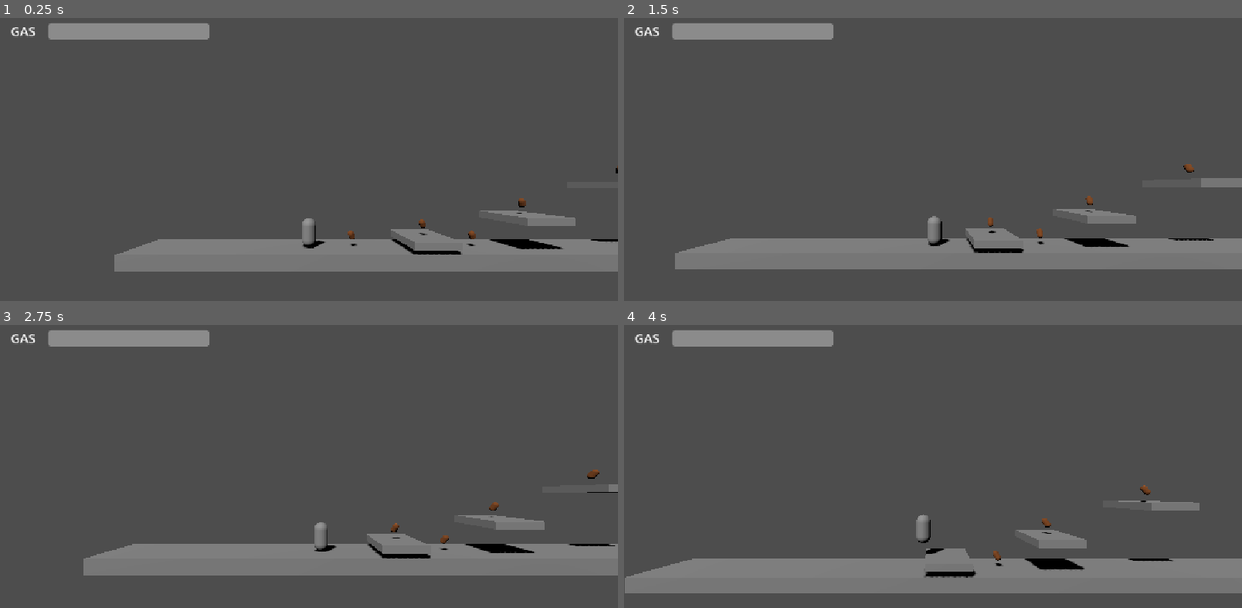
Above: before the commit, frames 1-4 (two rows, left to right).
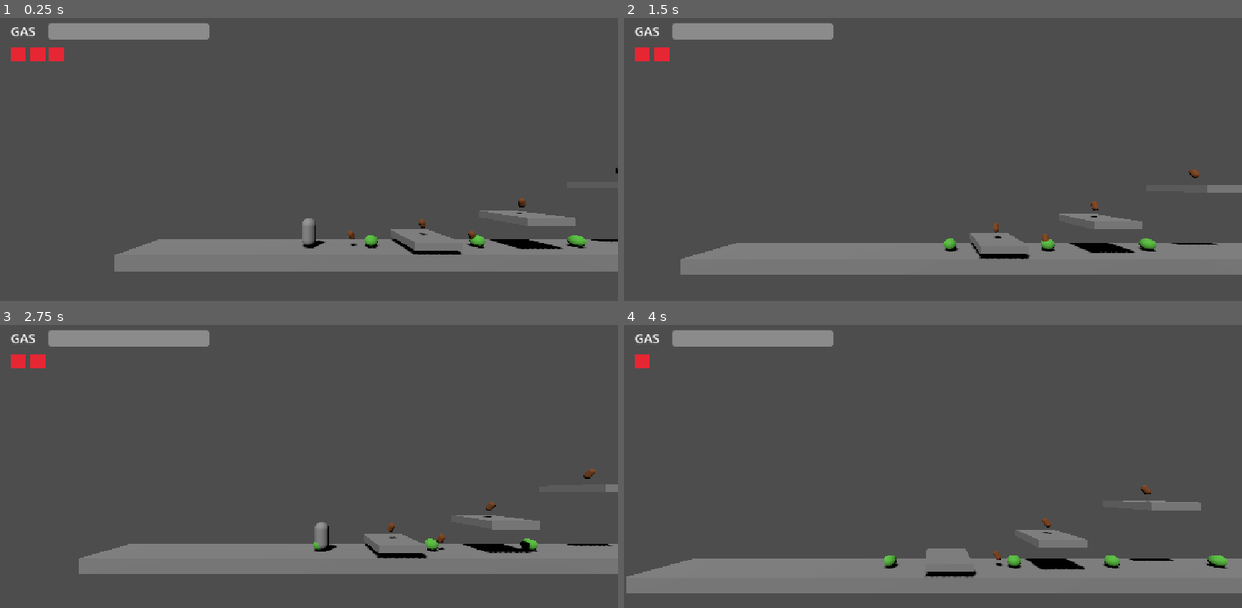
Above: after the commit, the same moments.

Repository: Arkay187/FartMan
Game: Godot game, scene res://scenes/test_level.tscn
The game is run twice, just before and just after one commit, with the same random seed, the same clock (stepped at 60 frames per second) and the same inputs.
Inputs:
- Up to frame 1 (0.25 s): no input
- Up to frame 2 (1.5 s): tap Enter (ui_accept) at 0.5, 0.77 s; hold Right (ui_right) 0.53-1.28 s; hold Left (ui_left) from 1.28 s (still down)
- Up to frame 3 (2.75 s): tap Enter (ui_accept) at 1.52 s; release Left (ui_left) at 2.03 s; hold Right (ui_right) from 2.03 s (still down)
- Up to frame 4 (4 s): tap Enter (ui_accept) at 3.02, 3.77 s; release Right (ui_right) at 3.53 s; hold Left (ui_left) from 3.53 s (still down)

The runs differ from the first frame. In frame 1, 0.7% of the frame differs, in the area x 1-95%, y 10-82%; in frame 2, 5.4%, in the area x 1-100%, y 10-91%; in frame 3, 1.5%; in frame 4, 0.9%.

Commit message:
Add Burpling enemy, stomping, hearts and hearts bar

Diff:
--- a/scenes/bean.tscn
+++ b/scenes/bean.tscn
@@ -13,12 +13,12 @@
 [sub_resource type="SphereShape3D" id="SphereShape3D_rfort"]
 radius = 0.45
 
-[node name="Bean" type="Area3D" unique_id=1315924464]
+[node name="Bean" type="Area3D" unique_id=1198634562]
 script = ExtResource("1_fkxq7")
 
-[node name="MeshInstance3D" type="MeshInstance3D" parent="." unique_id=1261001852]
+[node name="MeshInstance3D" type="MeshInstance3D" parent="." unique_id=1062949660]
 transform = Transform3D(0.81915206, -0.57357645, 0, 0.57357645, 0.81915206, 0, 0, 0, 1, 0, 0, 0)
 mesh = SubResource("CapsuleMesh_cphwl")
 
-[node name="CollisionShape3D" type="CollisionShape3D" parent="." unique_id=458206996]
+[node name="CollisionShape3D" type="CollisionShape3D" parent="." unique_id=1743494742]
 shape = SubResource("SphereShape3D_rfort")
--- /dev/null
+++ b/scenes/burpling.tscn
@@ -0,0 +1,24 @@
+[gd_scene format=3]
+
+[ext_resource type="Script" path="res://scripts/burpling.gd" id="1_taf83"]
+
+[sub_resource type="StandardMaterial3D" id="StandardMaterial3D_csuut"]
+albedo_color = Color(0.35, 0.75, 0.25, 1)
+
+[sub_resource type="SphereMesh" id="SphereMesh_km1x2"]
+material = SubResource("StandardMaterial3D_csuut")
+radius = 0.45
+height = 0.8
+
+[sub_resource type="SphereShape3D" id="SphereShape3D_tg2fn"]
+radius = 0.45
+
+[node name="Burpling" type="Area3D" unique_id=336164171 node_paths=PackedStringArray("visual")]
+script = ExtResource("1_taf83")
+visual = NodePath("MeshInstance3D")
+
+[node name="MeshInstance3D" type="MeshInstance3D" parent="." unique_id=1356234923]
+mesh = SubResource("SphereMesh_km1x2")
+
+[node name="CollisionShape3D" type="CollisionShape3D" parent="." unique_id=2107538946]
+shape = SubResource("SphereShape3D_tg2fn")
--- a/scenes/player.tscn
+++ b/scenes/player.tscn
@@ -1,38 +1,43 @@
 [gd_scene format=3]
 
-[ext_resource type="Script" path="res://scripts/player.gd" id="1_g2els"]
-[ext_resource type="Script" path="res://scripts/gas_tank.gd" id="2_qhqgy"]
+[ext_resource type="Script" path="res://scripts/player.gd" id="1_qhqgy"]
+[ext_resource type="Script" path="res://scripts/gas_tank.gd" id="2_dqkch"]
+[ext_resource type="Script" path="res://scripts/hearts.gd" id="3_qlg0r"]
 
-[sub_resource type="CapsuleMesh" id="CapsuleMesh_dqkch"]
+[sub_resource type="CapsuleMesh" id="CapsuleMesh_tuyoq"]
 
-[sub_resource type="StandardMaterial3D" id="StandardMaterial3D_qlg0r"]
+[sub_resource type="StandardMaterial3D" id="StandardMaterial3D_fjrip"]
 albedo_color = Color(0.95, 0.55, 0.5, 1)
 
-[sub_resource type="SphereMesh" id="SphereMesh_tuyoq"]
-material = SubResource("StandardMaterial3D_qlg0r")
+[sub_resource type="SphereMesh" id="SphereMesh_smehm"]
+material = SubResource("StandardMaterial3D_fjrip")
 
-[sub_resource type="CapsuleShape3D" id="CapsuleShape3D_fjrip"]
+[sub_resource type="CapsuleShape3D" id="CapsuleShape3D_ur7pv"]
 
-[node name="Player" type="CharacterBody3D" unique_id=1980105885 node_paths=PackedStringArray("gas_tank", "visual", "belly")]
-script = ExtResource("1_g2els")
+[node name="Player" type="CharacterBody3D" unique_id=2137424919 node_paths=PackedStringArray("gas_tank", "hearts", "visual", "belly")]
+script = ExtResource("1_qhqgy")
 gas_tank = NodePath("GasTank")
+hearts = NodePath("Hearts")
 visual = NodePath("Visual")
 belly = NodePath("Visual/Belly")
 
-[node name="Visual" type="Node3D" parent="." unique_id=1508604799]
+[node name="Visual" type="Node3D" parent="." unique_id=1466246252]
 transform = Transform3D(1, 0, 0, 0, 1, 0, 0, 0, 1, 0, -1, 0)
 
-[node name="MeshInstance3D" type="MeshInstance3D" parent="Visual" unique_id=1567121354]
+[node name="MeshInstance3D" type="MeshInstance3D" parent="Visual" unique_id=1032688292]
 transform = Transform3D(1, 0, 0, 0, 1, 0, 0, 0, 1, 0, 1, 0)
-mesh = SubResource("CapsuleMesh_dqkch")
+mesh = SubResource("CapsuleMesh_tuyoq")
 
-[node name="Belly" type="MeshInstance3D" parent="Visual" unique_id=2134222915]
+[node name="Belly" type="MeshInstance3D" parent="Visual" unique_id=1468663993]
 transform = Transform3D(1, 0, 0, 0, 1, 0, 0, 0, 1, 0.35, 0.9, 0)
 visible = false
-mesh = SubResource("SphereMesh_tuyoq")
+mesh = SubResource("SphereMesh_smehm")
 
-[node name="CollisionShape3D" type="CollisionShape3D" parent="." unique_id=1203822426]
-shape = SubResource("CapsuleShape3D_fjrip")
+[node name="CollisionShape3D" type="CollisionShape3D" parent="." unique_id=765662544]
+shape = SubResource("CapsuleShape3D_ur7pv")
 
-[node name="GasTank" type="Node" parent="." unique_id=1150370972]
-script = ExtResource("2_qhqgy")
+[node name="GasTank" type="Node" parent="." unique_id=1019821567]
+script = ExtResource("2_dqkch")
+
+[node name="Hearts" type="Node" parent="." unique_id=2075647225]
+script = ExtResource("3_qlg0r")
--- a/scenes/test_level.tscn
+++ b/scenes/test_level.tscn
@@ -1,115 +1,145 @@
 [gd_scene format=3]
 
-[ext_resource type="PackedScene" path="res://scenes/player.tscn" id="1_qcd3b"]
-[ext_resource type="Script" path="res://scripts/player.gd" id="2_88ety"]
-[ext_resource type="PackedScene" path="res://scenes/bean.tscn" id="3_ahbqi"]
-[ext_resource type="Script" path="res://scripts/bean.gd" id="4_7gix3"]
-[ext_resource type="Script" path="res://scripts/follow_camera.gd" id="5_4asn1"]
-[ext_resource type="Script" path="res://scripts/gas_bar.gd" id="6_dw7u0"]
+[ext_resource type="PackedScene" path="res://scenes/player.tscn" id="1_7gix3"]
+[ext_resource type="Script" path="res://scripts/player.gd" id="2_4asn1"]
+[ext_resource type="PackedScene" path="res://scenes/bean.tscn" id="3_dw7u0"]
+[ext_resource type="Script" path="res://scripts/bean.gd" id="4_fyxdr"]
+[ext_resource type="PackedScene" path="res://scenes/burpling.tscn" id="5_kpk0m"]
+[ext_resource type="Script" path="res://scripts/burpling.gd" id="6_qs1vn"]
+[ext_resource type="Script" path="res://scripts/follow_camera.gd" id="7_13hs1"]
+[ext_resource type="Script" path="res://scripts/gas_bar.gd" id="8_fptmo"]
+[ext_resource type="Script" path="res://scripts/hearts_bar.gd" id="9_bakr3"]
 
-[sub_resource type="BoxMesh" id="BoxMesh_fyxdr"]
+[sub_resource type="BoxMesh" id="BoxMesh_jqmoj"]
 size = Vector3(44, 1, 4)
 
-[sub_resource type="BoxShape3D" id="BoxShape3D_kpk0m"]
+[sub_resource type="BoxShape3D" id="BoxShape3D_ni2ok"]
 size = Vector3(44, 1, 4)
 
-[sub_resource type="BoxMesh" id="BoxMesh_qs1vn"]
+[sub_resource type="BoxMesh" id="BoxMesh_hnsbs"]
 size = Vector3(3, 0.5, 4)
 
-[sub_resource type="BoxShape3D" id="BoxShape3D_13hs1"]
+[sub_resource type="BoxShape3D" id="BoxShape3D_rv6en"]
 size = Vector3(3, 0.5, 4)
 
-[sub_resource type="BoxMesh" id="BoxMesh_fptmo"]
+[sub_resource type="BoxMesh" id="BoxMesh_tugu3"]
 size = Vector3(3, 0.5, 4)
 
-[sub_resource type="BoxShape3D" id="BoxShape3D_bakr3"]
+[sub_resource type="BoxShape3D" id="BoxShape3D_kqfx7"]
 size = Vector3(3, 0.5, 4)
 
-[sub_resource type="BoxMesh" id="BoxMesh_jqmoj"]
+[sub_resource type="BoxMesh" id="BoxMesh_47x4r"]
 size = Vector3(3, 0.5, 4)
 
-[sub_resource type="BoxShape3D" id="BoxShape3D_ni2ok"]
+[sub_resource type="BoxShape3D" id="BoxShape3D_o5a2i"]
 size = Vector3(3, 0.5, 4)
 
-[node name="TestLevel" type="Node3D" unique_id=983543820]
+[node name="TestLevel" type="Node3D" unique_id=257938420]
 
-[node name="Floor" type="StaticBody3D" parent="." unique_id=943350136]
+[node name="Floor" type="StaticBody3D" parent="." unique_id=1618119515]
 transform = Transform3D(1, 0, 0, 0, 1, 0, 0, 0, 1, 4, 0, 0)
 
-[node name="MeshInstance3D" type="MeshInstance3D" parent="Floor" unique_id=1423061005]
-mesh = SubResource("BoxMesh_fyxdr")
+[node name="MeshInstance3D" type="MeshInstance3D" parent="Floor" unique_id=2028266632]
+mesh = SubResource("BoxMesh_jqmoj")
 
-[node name="CollisionShape3D" type="CollisionShape3D" parent="Floor" unique_id=292491529]
-shape = SubResource("BoxShape3D_kpk0m")
+[node name="CollisionShape3D" type="CollisionShape3D" parent="Floor" unique_id=369920594]
+shape = SubResource("BoxShape3D_ni2ok")
 
-[node name="TootLedge" type="StaticBody3D" parent="." unique_id=700601912]
+[node name="TootLedge" type="StaticBody3D" parent="." unique_id=1313638368]
 transform = Transform3D(1, 0, 0, 0, 1, 0, 0, 0, 1, 2, 1.05, 0)
 
-[node name="MeshInstance3D" type="MeshInstance3D" parent="TootLedge" unique_id=548003816]
-mesh = SubResource("BoxMesh_qs1vn")
+[node name="MeshInstance3D" type="MeshInstance3D" parent="TootLedge" unique_id=1877240033]
+mesh = SubResource("BoxMesh_hnsbs")
 
-[node name="CollisionShape3D" type="CollisionShape3D" parent="TootLedge" unique_id=839544123]
-shape = SubResource("BoxShape3D_13hs1")
+[node name="CollisionShape3D" type="CollisionShape3D" parent="TootLedge" unique_id=367279673]
+shape = SubResource("BoxShape3D_rv6en")
 
-[node name="TrumpLedge" type="StaticBody3D" parent="." unique_id=807073832]
+[node name="TrumpLedge" type="StaticBody3D" parent="." unique_id=140338747]
 transform = Transform3D(1, 0, 0, 0, 1, 0, 0, 0, 1, 9, 2.55, 0)
 
-[node name="MeshInstance3D" type="MeshInstance3D" parent="TrumpLedge" unique_id=98321626]
-mesh = SubResource("BoxMesh_fptmo")
+[node name="MeshInstance3D" type="MeshInstance3D" parent="TrumpLedge" unique_id=835188517]
+mesh = SubResource("BoxMesh_tugu3")
 
-[node name="CollisionShape3D" type="CollisionShape3D" parent="TrumpLedge" unique_id=365784371]
-shape = SubResource("BoxShape3D_bakr3")
+[node name="CollisionShape3D" type="CollisionShape3D" parent="TrumpLedge" unique_id=1310604668]
+shape = SubResource("BoxShape3D_kqfx7")
 
-[node name="ThunderLedge" type="StaticBody3D" parent="." unique_id=161438302]
+[node name="ThunderLedge" type="StaticBody3D" parent="." unique_id=1704670449]
 transform = Transform3D(1, 0, 0, 0, 1, 0, 0, 0, 1, 16, 4.85, 0)
 
-[node name="MeshInstance3D" type="MeshInstance3D" parent="ThunderLedge" unique_id=527678873]
-mesh = SubResource("BoxMesh_jqmoj")
+[node name="MeshInstance3D" type="MeshInstance3D" parent="ThunderLedge" unique_id=305543142]
+mesh = SubResource("BoxMesh_47x4r")
 
-[node name="CollisionShape3D" type="CollisionShape3D" parent="ThunderLedge" unique_id=191904365]
-shape = SubResource("BoxShape3D_ni2ok")
+[node name="CollisionShape3D" type="CollisionShape3D" parent="ThunderLedge" unique_id=263259226]
+shape = SubResource("BoxShape3D_o5a2i")
 
-[node name="Player" type="CharacterBody3D" parent="." unique_id=1980105885 node_paths=PackedStringArray("gas_tank", "visual", "belly") instance=ExtResource("1_qcd3b")]
+[node name="Player" type="CharacterBody3D" parent="." unique_id=2137424919 node_paths=PackedStringArray("gas_tank", "hearts", "visual", "belly") instance=ExtResource("1_7gix3")]
 transform = Transform3D(1, 0, 0, 0, 1, 0, 0, 0, 1, -6, 2, 0)
-script = ExtResource("2_88ety")
+script = ExtResource("2_4asn1")
 gas_tank = NodePath("GasTank")
+hearts = NodePath("Hearts")
 visual = NodePath("Visual")
 belly = NodePath("Visual/Belly")
 
-[node name="Beans" type="Node3D" parent="." unique_id=631068944]
+[node name="Beans" type="Node3D" parent="." unique_id=1087105035]
 
-[node name="Bean1" type="Area3D" parent="Beans" unique_id=1315924464 instance=ExtResource("3_ahbqi")]
+[node name="Bean1" type="Area3D" parent="Beans" unique_id=1198634562 instance=ExtResource("3_dw7u0")]
 transform = Transform3D(1, 0, 0, 0, 1, 0, 0, 0, 1, -3, 1.3, 0)
-script = ExtResource("4_7gix3")
+script = ExtResource("4_fyxdr")
 
-[node name="Bean2" type="Area3D" parent="Beans" unique_id=1496145421 instance=ExtResource("3_ahbqi")]
+[node name="Bean2" type="Area3D" parent="Beans" unique_id=1256360722 instance=ExtResource("3_dw7u0")]
 transform = Transform3D(1, 0, 0, 0, 1, 0, 0, 0, 1, 5.5, 1.3, 0)
-script = ExtResource("4_7gix3")
+script = ExtResource("4_fyxdr")
 
-[node name="Bean3" type="Area3D" parent="Beans" unique_id=1117633753 instance=ExtResource("3_ahbqi")]
+[node name="Bean3" type="Area3D" parent="Beans" unique_id=467274362 instance=ExtResource("3_dw7u0")]
 transform = Transform3D(1, 0, 0, 0, 1, 0, 0, 0, 1, 2, 2.1, 0)
-script = ExtResource("4_7gix3")
+script = ExtResource("4_fyxdr")
 
-[node name="Bean4" type="Area3D" parent="Beans" unique_id=969675024 instance=ExtResource("3_ahbqi")]
+[node name="Bean4" type="Area3D" parent="Beans" unique_id=398553739 instance=ExtResource("3_dw7u0")]
 transform = Transform3D(1, 0, 0, 0, 1, 0, 0, 0, 1, 9, 3.6, 0)
-script = ExtResource("4_7gix3")
+script = ExtResource("4_fyxdr")
 
-[node name="Bean5" type="Area3D" parent="Beans" unique_id=1059468297 instance=ExtResource("3_ahbqi")]
+[node name="Bean5" type="Area3D" parent="Beans" unique_id=1211368522 instance=ExtResource("3_dw7u0")]
 transform = Transform3D(1, 0, 0, 0, 1, 0, 0, 0, 1, 16, 5.9, 0)
-script = ExtResource("4_7gix3")
+script = ExtResource("4_fyxdr")
 
-[node name="Camera3D" type="Camera3D" parent="." unique_id=297414611 node_paths=PackedStringArray("target")]
+[node name="Enemies" type="Node3D" parent="." unique_id=170172894]
+
+[node name="Burpling1" type="Area3D" parent="Enemies" unique_id=336164171 node_paths=PackedStringArray("visual") instance=ExtResource("5_kpk0m")]
+transform = Transform3D(1, 0, 0, 0, 1, 0, 0, 0, 1, -2, 0.9, 0)
+script = ExtResource("6_qs1vn")
+patrol_distance = 1.5
+visual = NodePath("MeshInstance3D")
+
+[node name="Burpling2" type="Area3D" parent="Enemies" unique_id=2108995916 node_paths=PackedStringArray("visual") instance=ExtResource("5_kpk0m")]
+transform = Transform3D(1, 0, 0, 0, 1, 0, 0, 0, 1, 5.5, 0.9, 0)
+script = ExtResource("6_qs1vn")
+patrol_distance = 1.2
+visual = NodePath("MeshInstance3D")
+
+[node name="Burpling3" type="Area3D" parent="Enemies" unique_id=468975762 node_paths=PackedStringArray("visual") instance=ExtResource("5_kpk0m")]
+transform = Transform3D(1, 0, 0, 0, 1, 0, 0, 0, 1, 12.5, 0.9, 0)
+script = ExtResource("6_qs1vn")
+patrol_distance = 1.2
+visual = NodePath("MeshInstance3D")
+
+[node name="Burpling4" type="Area3D" parent="Enemies" unique_id=484017495 node_paths=PackedStringArray("visual") instance=ExtResource("5_kpk0m")]
+transform = Transform3D(1, 0, 0, 0, 1, 0, 0, 0, 1, 21, 0.9, 0)
+script = ExtResource("6_qs1vn")
+patrol_distance = 3.0
+visual = NodePath("MeshInstance3D")
+
+[node name="Camera3D" type="Camera3D" parent="." unique_id=2059889499 node_paths=PackedStringArray("target")]
 transform = Transform3D(1, 0, 0, 0, 1, 0, 0, 0, 1, -6, 5, 16)
-script = ExtResource("5_4asn1")
+script = ExtResource("7_13hs1")
 target = NodePath("../Player")
 
-[node name="DirectionalLight3D" type="DirectionalLight3D" parent="." unique_id=304867236]
+[node name="DirectionalLight3D" type="DirectionalLight3D" parent="." unique_id=1551358637]
 transform = Transform3D(0.8660254, 0.35355338, -0.35355338, 0, 0.70710677, 0.70710677, 0.5, -0.6123724, 0.6123724, 0, 0, 0)
 shadow_enabled = true
 
-[node name="HUD" type="CanvasLayer" parent="." unique_id=1682901398]
+[node name="HUD" type="CanvasLayer" parent="." unique_id=229345129]
 
-[node name="GasLabel" type="Label" parent="HUD" unique_id=1039898162]
+[node name="GasLabel" type="Label" parent="HUD" unique_id=10135979]
 offset_left = 20.0
 offset_top = 18.0
 offset_right = 20.0
@@ -117,11 +147,20 @@
 theme_override_font_sizes/font_size = 24
 text = "GAS"
 
-[node name="GasBar" type="ProgressBar" parent="HUD" unique_id=769186492 node_paths=PackedStringArray("player")]
+[node name="GasBar" type="ProgressBar" parent="HUD" unique_id=874271594 node_paths=PackedStringArray("player")]
 offset_left = 90.0
 offset_top = 20.0
 offset_right = 390.0
 offset_bottom = 50.0
 show_percentage = false
-script = ExtResource("6_dw7u0")
+script = ExtResource("8_fptmo")
 player = NodePath("../../Player")
+
+[node name="HeartsBar" type="HBoxContainer" parent="HUD" unique_id=775509110 node_paths=PackedStringArray("player")]
+offset_left = 20.0
+offset_top = 64.0
+offset_right = 20.0
+offset_bottom = 64.0
+theme_override_constants/separation = 8
+script = ExtResource("9_bakr3")
+player = NodePath("../../Player")
--- /dev/null
+++ b/scripts/burpling.gd
@@ -0,0 +1,70 @@
+class_name Burpling
+extends Area3D
+## A Burpling: a small blob that waddles back and forth.
+## Land on top of it to squash it. Touch it any other way and it hurts.
+
+## Sent when it gets squashed. Use this later for the "pop" sound.
+signal squashed
+
+## How fast it waddles.
+@export var walk_speed: float = 1.5
+## How far it walks each way from where it was placed.
+@export var patrol_distance: float = 2.0
+## How long the squashed pancake stays before it disappears.
+@export var squash_time: float = 0.25
+## How close to its middle he must be to squash it when landing low. Bigger = easier.
+@export var stomp_width: float = 0.6
+## The blob model, so it can be flattened when squashed.
+@export var visual: Node3D
+
+var is_squashed: bool = false
+var direction: float = 1.0
+var start_x: float = 0.0
+
+
+func _ready() -> void:
+	start_x = position.x
+
+
+func _physics_process(delta: float) -> void:
+	if is_squashed:
+		return
+
+	# Waddle, and turn around at each end.
+	position.x += walk_speed * direction * delta
+	if absf(position.x - start_x) >= patrol_distance:
+		direction = -signf(position.x - start_x)
+
+	# Is Fart Man touching us?
+	for body: Node3D in get_overlapping_bodies():
+		var player := body as Player
+		if player == null:
+			continue
+		if player.can_stomp() and _is_on_top(player):
+			player.stomp_bounce()
+			_get_squashed()
+		else:
+			player.hurt(global_position.x)
+		return
+
+
+## Is he above us (feet higher than our middle), or right over the top of us?
+func _is_on_top(player: Player) -> bool:
+	var feet_above: bool = player.get_feet_y() > global_position.y - 0.1
+	var right_over: bool = absf(player.global_position.x - global_position.x) < stomp_width
+	return feet_above or right_over
+
+
+func _get_squashed() -> void:
+	is_squashed = true
+	squashed.emit()
+	if visual == null:
+		queue_free()
+		return
+	# Flatten into a pancake on the floor, then disappear.
+	var tween: Tween = create_tween()
+	tween.set_parallel(true)
+	tween.tween_property(visual, "scale", Vector3(1.4, 0.1, 1.4), squash_time * 0.4)
+	tween.tween_property(visual, "position:y", -0.35, squash_time * 0.4)
+	tween.chain().tween_interval(squash_time * 0.6)
+	tween.chain().tween_callback(queue_free)
--- /dev/null
+++ b/scripts/hearts.gd
@@ -0,0 +1,28 @@
+class_name Hearts
+extends Node
+## Fart Man's hearts. Getting hurt loses one.
+
+## Sent every time the number of hearts changes. The hearts bar listens to this.
+signal hearts_changed(hearts: int, max_hearts: int)
+
+## How many hearts he has when full.
+@export var max_hearts: int = 3
+
+var hearts: int = 0
+
+
+func _ready() -> void:
+	refill()
+
+
+## Takes one heart away. Returns true if he still has some left.
+func lose_one() -> bool:
+	hearts = maxi(hearts - 1, 0)
+	hearts_changed.emit(hearts, max_hearts)
+	return hearts > 0
+
+
+## Back to full hearts.
+func refill() -> void:
+	hearts = max_hearts
+	hearts_changed.emit(hearts, max_hearts)
--- /dev/null
+++ b/scripts/hearts_bar.gd
@@ -0,0 +1,28 @@
+extends HBoxContainer
+## The hearts on screen: one red square per heart, grey when it is lost.
+
+## Whose hearts to show.
+@export var player: Player
+@export var heart_size: float = 28.0
+@export var full_color: Color = Color(0.9, 0.15, 0.2)
+@export var empty_color: Color = Color(0.3, 0.3, 0.3)
+
+
+func _ready() -> void:
+	if player == null or player.hearts == null:
+		return
+	player.hearts.hearts_changed.connect(_on_hearts_changed)
+	_on_hearts_changed(player.hearts.hearts, player.hearts.max_hearts)
+
+
+func _on_hearts_changed(hearts: int, max_hearts: int) -> void:
+	# Make sure there is one square per heart.
+	while get_child_count() < max_hearts:
+		var square := ColorRect.new()
+		square.custom_minimum_size = Vector2(heart_size, heart_size)
+		add_child(square)
+	# Colour them in.
+	for i in get_child_count():
+		var square := get_child(i) as ColorRect
+		square.visible = i < max_hearts
+		square.color = full_color if i < hearts else empty_color
--- a/scripts/player.gd
+++ b/scripts/player.gd
@@ -7,6 +7,8 @@
 ## Let go when the belly is full: big jump (Thunder).
 ## Hold too long: a long squeaky fart leaks out, the belly slowly goes down
 ## and gas drains away. Let go any time and he jumps with whatever belly is left.
+##
+## Land on an enemy to squash it and bounce. Touch one any other way and lose a heart.
 
 ## Sent when he starts charging.
 signal charge_started
@@ -15,6 +17,9 @@
 ## Sent when the long squeaky leak starts and stops. Use these later for the sound.
 signal squeak_started
 signal squeak_stopped
+## Sent when he squashes an enemy, and when something hurts him.
+signal stomped
+signal got_hurt
 ## Sent when he falls off the level and pops back to the start.
 signal respawned
 
@@ -60,6 +65,25 @@
 ## Gas wasted each second while the squeaky leak is going.
 @export var squeak_gas_per_second: float = 10.0
 
+@export_group("Stomping")
+## Bounce after squashing an enemy.
+@export var stomp_bounce_power: float = 9.0
+## Bigger bounce if you are holding jump when you land on it.
+@export var stomp_high_bounce_power: float = 13.0
+## Gas you get back for each squash.
+@export var stomp_gas_reward: float = 5.0
+## How forgiving stomping is. Bigger = easier to squash things.
+@export var stomp_grace_time: float = 0.12
+
+@export_group("Getting hurt")
+## His hearts. Leave empty and he can't be hurt.
+@export var hearts: Hearts
+## How long he blinks and can't be hurt again, in seconds.
+@export var flash_time: float = 1.5
+## How hard he is knocked sideways and upwards.
+@export var knockback_speed: float = 6.0
+@export var knockback_jump: float = 7.0
+
 @export_group("Looks")
 ## The part of him that turns to face the way he walks.
 @export var visual: Node3D
@@ -85,6 +109,10 @@
 var belly_fill: float = 0.0
 ## Where he started the level. He comes back here if he falls off.
 var start_position: Vector3
+## Counts down after falling: while above zero, touching an enemy squashes it.
+var stomp_window_left: float = 0.0
+## Counts down after being hurt: while above zero, he blinks and can't be hurt.
+var flashing_left: float = 0.0
 
 
 func _ready() -> void:
@@ -102,6 +130,8 @@
 	if not is_on_floor():
 		velocity.y -= gravity * delta
 
+	_update_stomp_window(delta)
+	_update_flashing(delta)
 	_update_charge(delta)
 
 	# Left / right. direction is -1, 0 or 1.
@@ -117,6 +147,63 @@
 	velocity.z = 0.0
 	move_and_slide()
 	position.z = 0.0
+
+
+## True while he is falling, and for a split second after landing.
+## Enemies ask this to decide: did he land on me, or walk into me?
+func can_stomp() -> bool:
+	return stomp_window_left > 0.0
+
+
+## How high off the ground his feet are. His middle is 1 metre above his feet.
+func get_feet_y() -> float:
+	return global_position.y - 1.0
+
+
+## Called by an enemy he just landed on. Bounces him back up.
+func stomp_bounce() -> void:
+	# Hold jump as you land for a bigger bounce.
+	var high: bool = Input.is_action_pressed(jump_action)
+	velocity.y = stomp_high_bounce_power if high else stomp_bounce_power
+	stomp_window_left = 0.0
+	if gas_tank != null:
+		gas_tank.refill(stomp_gas_reward)
+	stomped.emit()
+
+
+## Called by anything that hurts him. from_x is where the nasty thing is.
+func hurt(from_x: float) -> void:
+	# Can't be hurt again while still flashing.
+	if flashing_left > 0.0:
+		return
+	_stop_charging()
+
+	# Last heart gone? Back to the start with full hearts.
+	if hearts != null and not hearts.lose_one():
+		_respawn()
+		return
+
+	# Knocked back, away from whatever hurt him.
+	flashing_left = flash_time
+	var away: float = 1.0 if global_position.x >= from_x else -1.0
+	velocity = Vector3(away * knockback_speed, knockback_jump, 0.0)
+	got_hurt.emit()
+
+
+func _update_stomp_window(delta: float) -> void:
+	if not is_on_floor() and velocity.y < 0.0:
+		stomp_window_left = stomp_grace_time
+	else:
+		stomp_window_left = maxf(stomp_window_left - delta, 0.0)
+
+
+## Blinks on and off after being hurt.
+func _update_flashing(delta: float) -> void:
+	if flashing_left <= 0.0:
+		return
+	flashing_left = maxf(flashing_left - delta, 0.0)
+	if visual != null:
+		visual.visible = flashing_left <= 0.0 or fmod(flashing_left, 0.2) < 0.1
 
 
 ## Handles holding, charging and letting go of the jump button.
@@ -215,6 +302,10 @@
 	global_position = start_position
 	velocity = Vector3.ZERO
 	_stop_charging()
+	# Blink for a moment after coming back, safe from harm.
+	flashing_left = flash_time
+	if hearts != null:
+		hearts.refill()
 	respawned.emit()
 
 
Not shown, added: scripts/burpling.gd.uid
Not shown, added: scripts/hearts.gd.uid
Not shown, added: scripts/hearts_bar.gd.uid
Not shown, changed: SESSION_NOTES.md
